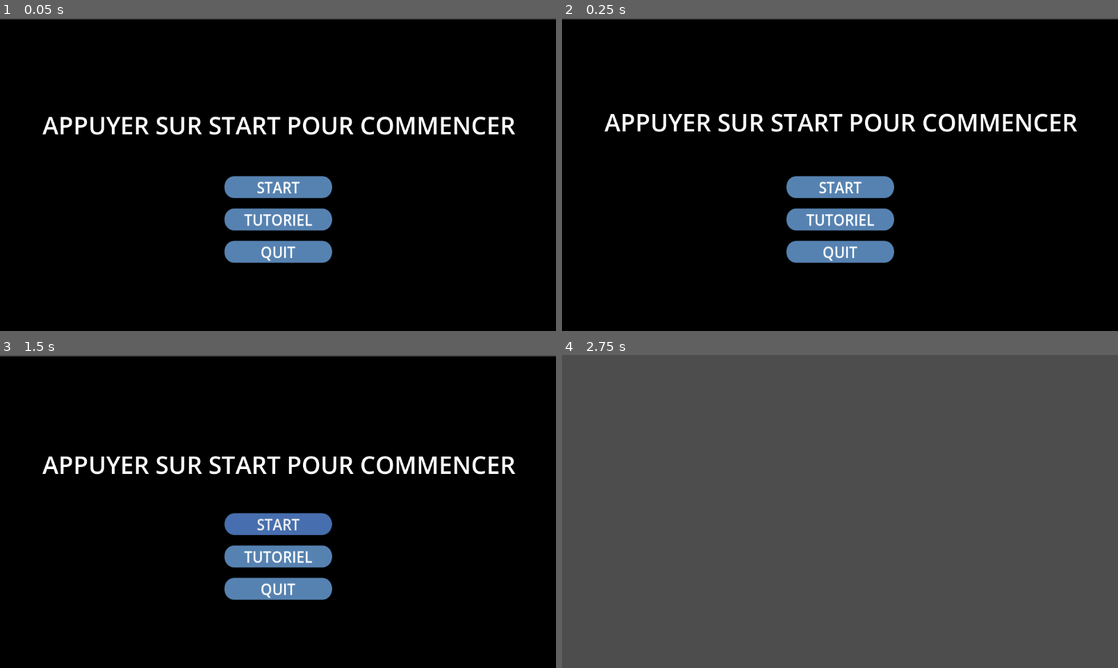
Above: before the commit, frames 1-4 (two rows, left to right).
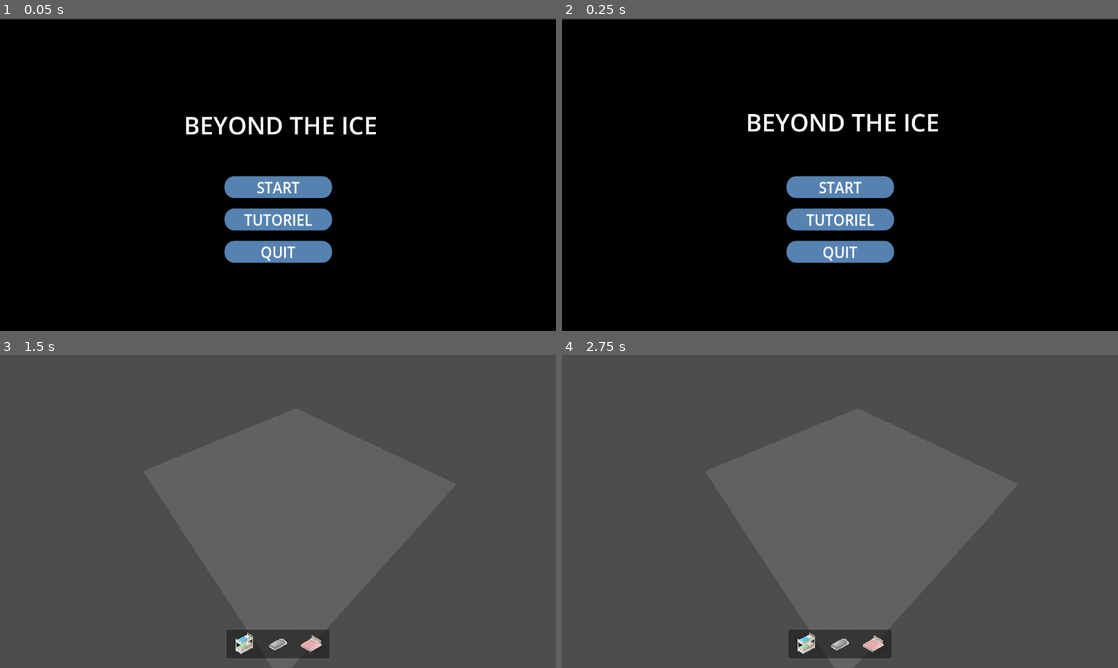
Above: after the commit, the same moments.

Repository: ygr671/beyond-the-ice
Game: Godot game, scene res://menu_principal/menu_principal.tscn
Same seed, same stepped clock (60 frames per second), same inputs: the game is played once before the commit and once after it.
Inputs (mouse positions are in pixels of both pictures, inside the frame that each line leads up to):
- Up to frame 1 (0.05 s): no input
- Up to frame 2 (0.25 s): no input
- Up to frame 3 (1.5 s): click "START" at 0.5 s; click (278, 524) at 1.25 s, where only the run before the commit has a clickable "START"
- Up to frame 4 (2.75 s): tap Enter at 2 s; move the mouse to (962, 495) at 2.02 s; hold R (r) from 2.03 s (still down)

The runs differ from the first frame. In frame 1, 2.5% of the frame differs, in the area x 7-93%, y 31-38%; in frame 2, 2.5%; in frame 3, 99%, in the area x 0-100%, y 0-100%; in frame 4, 0.9%.

Commit message:
Update menu

Diff:
--- a/menu_principal/menu_principal.gd
+++ b/menu_principal/menu_principal.gd
@@ -1,11 +1,11 @@
 extends Control
 
-
+@onready var SceneACharger:String = "res://Scenes/Main.tscn" #"res://Scenes/Main.tscn" --> charge la scene ou on peut poser les objets
 
 
 func _on_start_btn_button_down() -> void:
-	await get_tree().create_timer(1).timeout
-	scene_manager.go_to_scene("res://main_scene.tscn")
+	#await get_tree().create_timer(1).timeout
+	scene_manager.go_to_scene(SceneACharger)
 
 
 func _on_quit_btn_button_down() -> void:
--- a/menu_principal/menu_principal.tscn
+++ b/menu_principal/menu_principal.tscn
@@ -139,8 +139,9 @@
 grow_horizontal = 2
 theme_override_colors/font_color = Color(0.9062946, 0.9030634, 0.8064097, 1)
 theme_override_font_sizes/font_size = 50
-text = "APPUYER SUR START POUR COMMENCER"
+text = "BEYOND THE ICE"
 label_settings = SubResource("LabelSettings_ns3he")
+horizontal_alignment = 1
 script = ExtResource("2_liwpa")
 
 [node name="VBoxContainer" type="VBoxContainer" parent="."]
--- a/tuto/scene_2.gd
+++ b/tuto/scene_2.gd
@@ -1,11 +1,10 @@
 extends Control
-@onready var gamePlay = preload("res://main_scene.tscn")
 
+@onready var gamePlay:String = "res://Scenes/Main.tscn"
 
 
 func _on_start_button_down() -> void:
-	await get_tree().create_timer(1).timeout
-	scene_manager.go_to_scene("res://main_scene.tscn")
+	scene_manager.go_to_scene(gamePlay)
 
 
 func _on_precedant_button_down() -> void:
